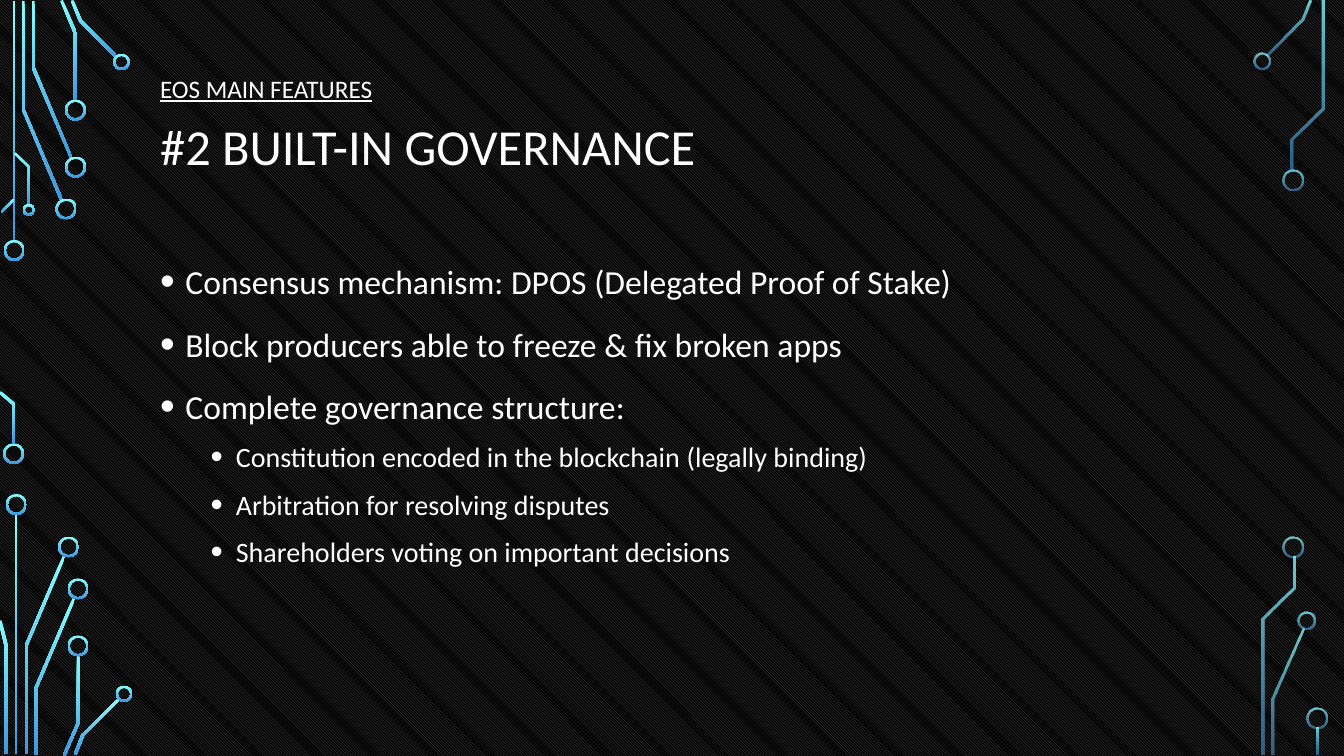
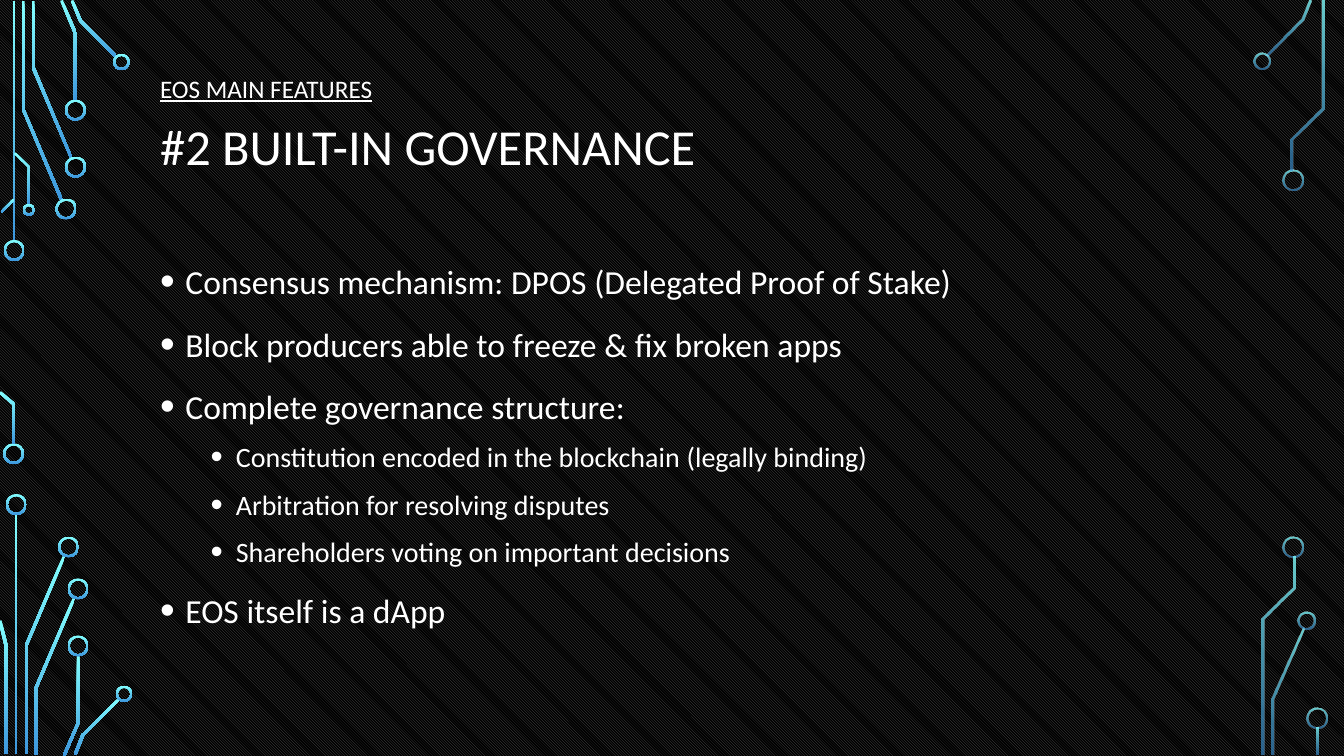
Before and after one commit to tokenika/tokenika.github.io, a slide deck: slide 17 of Oslo(1).pptx. Drawn at 1344x756 pixels with LibreOffice and Linux fonts; fonts in the diff are those of the drawing; background and template pictures are left out. Boxes give left, top, right and bottom in pixels: in the first picture for what was removed or moved away, otherwise in the second. Text is boxed around its words. In the diff, an @@ line names an element or a change of style, - is before the commit and + after.

```diff
--- a/Oslo(1).pptx
+++ b/Oslo(1).pptx
@@ text at <box>185,599,445,629</box>: paragraph added @@
+• EOS itself is a dApp
```
Also in this commit, not shown: 1 other slide changed, 2 slides added, 1 other file.
